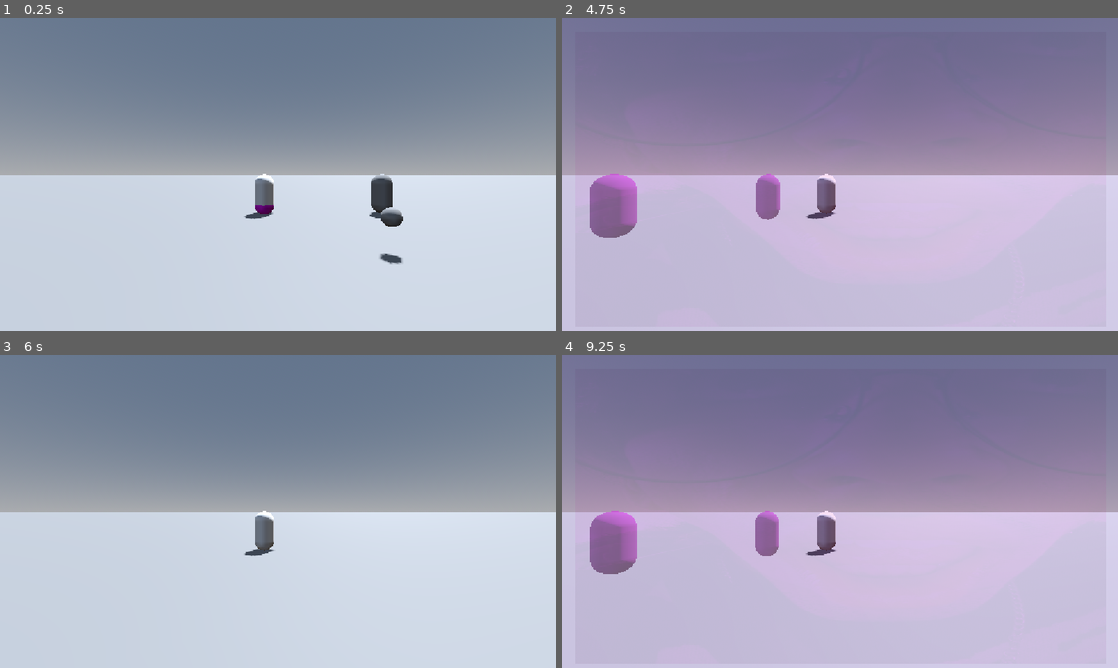
Above: before the commit, frames 1-4 (two rows, left to right).
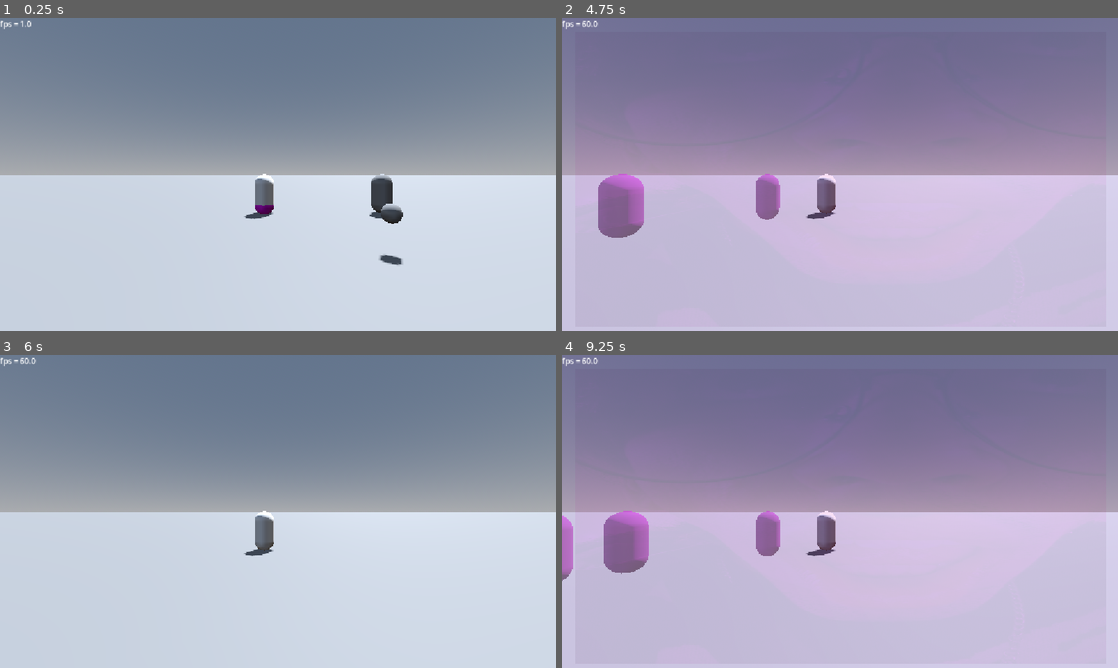
Above: after the commit, the same moments.

Repository: mrgarso/azure-latch
Game: Godot game, scene res://scenes/map.tscn
The game is run twice, just before and just after one commit, with the same random seed, the same clock (stepped at 60 frames per second) and the same inputs.
Inputs (mouse positions are in pixels of both pictures, inside the frame that each line leads up to):
- Up to frame 1 (0.25 s): no input
- Up to frame 2 (4.75 s): move the mouse to (962, 158) at 0.52 s; tap 1 (1) at 0.6, 4.55 s; tap A (a) at 0.8, 1.35 s; move the mouse to (728, 190) at 1.27 s; tap D (d) at 1.55, 2.1 s; tap Enter at 2, 3.5 s; move the mouse to (895, 105) at 2.02 s; press the mouse at (895, 105) at 2.03 s; tap Space at 2.75, 4.25 s; move the mouse to (812, 237) at 2.77 s; release the mouse at (812, 237) at 2.78 s; click (812, 237) at 2.85 s; tap S (s) at 3.05, 3.6 s; move the mouse to (1006, 221) at 3.52 s; tap W (w) at 3.8, 4.35 s; move the mouse to (673, 127) at 4.27 s
- Up to frame 3 (6 s): move the mouse to (305, 511) at 5.02 s; tap 1 (1) at 5.1 s; tap A (a) at 5.3, 5.85 s; move the mouse to (194, 433) at 5.77 s
- Up to frame 4 (9.25 s): tap D (d) at 6.05, 6.6 s; tap Enter at 6.5 s; move the mouse to (962, 495) at 6.52 s; press the mouse at (962, 495) at 6.53 s; tap Space at 7.25 s; move the mouse to (728, 527) at 7.27 s; release the mouse at (728, 527) at 7.28 s; click (728, 527) at 7.35 s; tap S (s) at 7.55, 8.85 s; move the mouse to (895, 442) at 8.02 s; hold Right mouse button (m2) 8.03-8.78 s; tap W (w) at 8.3 s; move the mouse to (812, 574) at 8.77 s; tap 1 (1) at 9.05 s

The runs differ from the first frame. In frame 1, 0.3% of the frame differs, in the area x 0-73%, y 0-79%; in frame 2, 0.7%; in frame 3, less than 0.1%; in frame 4, 1.7%, in the area x 0-50%, y 0-73%.

Commit message:
varios arreglos y remake de la prediccion de pelota

Diff:
--- a/project.godot
+++ b/project.godot
@@ -13,6 +13,7 @@
 config/name="azure_latch"
 run/main_scene="uid://c0qcyshtnuf6v"
 config/features=PackedStringArray("4.7", "GL Compatibility")
+run/max_fps=120
 config/icon="res://icon.svg"
 
 [autoload]
@@ -151,6 +152,7 @@
 
 [physics]
 
+common/physics_ticks_per_second=120
 3d/physics_engine="Jolt Physics"
 
 [rendering]
--- a/scenes/player.tscn
+++ b/scenes/player.tscn
@@ -30,13 +30,14 @@
 
 [sub_resource type="SphereMesh" id="SphereMesh_g4v7s"]
 
-[node name="player" type="CharacterBody3D" unique_id=1029011470 node_paths=PackedStringArray("ball_holder", "spring_arm_3d", "grab_ball_area", "ball_aim")]
+[node name="player" type="CharacterBody3D" unique_id=1029011470 node_paths=PackedStringArray("ball_holder", "spring_arm_3d", "grab_ball_area", "ball_aim", "fps_label")]
 collision_layer = 2
 script = ExtResource("1_3vyb7")
 ball_holder = NodePath("ball_holder")
 spring_arm_3d = NodePath("shoulder/SpringArm3D")
 grab_ball_area = NodePath("grab_ball_area")
 ball_aim = NodePath("ball_aim")
+fps_label = NodePath("screen_effects/fps_label")
 
 [node name="MeshInstance3D" type="MeshInstance3D" parent="." unique_id=510798569]
 mesh = SubResource("CapsuleMesh_g4v7s")
@@ -61,7 +62,7 @@
 collision_mask = 4
 script = ExtResource("4_tuyoq")
 kick_modes = Array[float]([0.1, 0.2])
-kick_strengths = Array[float]([10.0, 25.0, 60.0])
+kick_strengths = Array[float]([10.0, 25.0, 75.0])
 ball_holder = NodePath("../ball_holder")
 player = NodePath("..")
 ball_aim = NodePath("../ball_aim")
@@ -124,6 +125,11 @@
 size_flags_vertical = 4
 texture = ExtResource("8_smehm")
 
+[node name="fps_label" type="Label" parent="screen_effects" unique_id=1387897507]
+offset_right = 40.0
+offset_bottom = 23.0
+text = "fps ="
+
 [node name="CanvasLayer" type="CanvasLayer" parent="." unique_id=790983987]
 
 [node name="console" type="VBoxContainer" parent="CanvasLayer" unique_id=965280903 node_paths=PackedStringArray("console_logger", "console_typer", "player", "suggestion_box", "suggestion_text", "text_handler")]
--- a/scripts/ball/ball.gd
+++ b/scripts/ball/ball.gd
@@ -19,6 +19,14 @@
 	area.shape.radius = mesh.mesh.radius
 	if radius == 0.0:
 		radius = mesh.mesh.radius
+	var mat := StandardMaterial3D.new()
+	mat.vertex_color_use_as_albedo = true
+	mat.transparency = BaseMaterial3D.TRANSPARENCY_ALPHA
+	mat.shading_mode = BaseMaterial3D.SHADING_MODE_UNSHADED
+	trajectory_mesh.material_override = mat
+	trajectory_mesh.visible = false
+	trajectory_mesh.top_level = true
+	trajectory_mesh.global_transform = Transform3D.IDENTITY
 
 func simulate_step(pos:= Vector3(0,0,0), vel:= Vector3(0,0,0), delta:= 0.0, predicting := false) -> Dictionary:
 	delta *= speed_scale
@@ -73,5 +81,61 @@
 
 	return points
 
+func build_traj_mesh(points: PackedVector3Array, traj_radius := 0.9, sides := 4, color := Color(1,0,1)) -> ArrayMesh:
+	if points.size() < 2:
+		return ArrayMesh.new()
+
+	var st := SurfaceTool.new()
+	st.begin(Mesh.PRIMITIVE_TRIANGLES)
+
+	var last := points.size() - 1
+	var rings : Array[PackedVector3Array] = []
+
+	for i in points.size():
+		var p := points[i]
+		var dir := Vector3()
+		if i == 0:
+			dir = (points[i + 1] - p).normalized()
+		elif  i == last:
+			dir = (p - points[i - 1]).normalized()
+		else:
+			dir = (points[i + 1] - points[i - 1]).normalized()
+		var up_ref := Vector3.RIGHT
+		if abs(dir.dot(Vector3.UP)) < 0.99:
+			up_ref = Vector3.UP
+		var right := dir.cross(up_ref).normalized()
+		var up := right.cross(dir).normalized()
+
+		var ring := PackedVector3Array()
+		for s in sides:
+			var angle := (TAU * s)/sides
+			var offset :Vector3= (right * cos(angle) + up * sin(angle)) * traj_radius
+			ring.append(p + offset)
+		rings.append(ring)
+
+	for i in rings.size() - 1:
+		var ring_a := rings[i]
+		var ring_b := rings[i + 1]
+		var alpha_a := 1.0 - float(i) / float(last)
+		var alpha_b := 1.0 - float(i + 1) / float(last)
+
+		for s in sides:
+			var s_next := (s + 1) % sides
+
+			var a0 := ring_a[s]
+			var a1 := ring_a[s_next]
+			var b0 := ring_b[s]
+			var b1 := ring_b[s_next]
+
+			st.set_color(Color(color, alpha_a)); st.add_vertex(a0)
+			st.set_color(Color(color, alpha_b)); st.add_vertex(b0)
+			st.set_color(Color(color, alpha_a)); st.add_vertex(a1)
+
+			st.set_color(Color(color, alpha_a)); st.add_vertex(a1)
+			st.set_color(Color(color, alpha_b)); st.add_vertex(b0)
+			st.set_color(Color(color, alpha_b)); st.add_vertex(b1)
+	st.generate_normals()
+	return st.commit()
+
 func apply_impulse(direction := Vector3.ZERO):
 	velocity += direction
--- a/scripts/grab_ball_area.gd
+++ b/scripts/grab_ball_area.gd
@@ -24,11 +24,11 @@
 		if hold_time < 1:
 			hold_time += delta
 		if ball:
-			SB.kick(player, Vector3(0, max(player.spring_arm_3d.rotation.x * 4, 0), 1), kick_strength, false, 1.6)
+			SB.kick(player, Vector3(0, max(player.spring_arm_3d.rotation.x * 4, 0), 1), kick_strength, false, 1.3)
 
 	elif Input.is_action_just_released("m1") and hold_time:
 		if ball:
-			SB.kick(player, Vector3(0, max(player.spring_arm_3d.rotation.x * 4, 0), 1), kick_strength, true, 1.6)
+			SB.kick(player, Vector3(0, max(player.spring_arm_3d.rotation.x * 4, 0), 1), kick_strength, true, 1.3)
 		hold_time = 0
 
 func _input(event: InputEvent) -> void:
--- a/scripts/player.gd
+++ b/scripts/player.gd
@@ -9,6 +9,7 @@
 @export var grab_ball_area: Area3D
 @export var volley_area: Area3D
 @export var ball_aim: MeshInstance3D
+@export var fps_label: Label
 var can_move := true:
 	set(value):
 		can_move = value
@@ -26,6 +27,7 @@
 	current_speed = speed
 
 func _physics_process(delta: float) -> void:
+	fps_label.text = "fps = " + str(Engine.get_frames_per_second())
 	forw = transform.basis.z
 	sides = transform.basis.x
 	if using_move:
--- a/scripts/skills/skill_builder.gd
+++ b/scripts/skills/skill_builder.gd
@@ -60,35 +60,63 @@
 
 func kick(target :Player=null, direction := Vector3(), force := 70.0, unattach := true, speed := 1.0) -> void:
 	var subject :Ball= target.grab_ball_area.ball
+	show(subject.trajectory_mesh)
 	var aim_dir := (target.transform.basis * direction).normalized()
 	var final_direction := -aim_dir * force
 	var ball_traj := PackedVector3Array()
-	var ball_traj_range := 240.0
-	var ball_traj_inbetween := 5.0
+	var ball_traj_range := 120
+	#var ball_traj_inbetween := 5.0
+	var ball_traj_width := 0.01
 
 	ball_traj = subject.predict_trajectory(subject.global_position, final_direction, ball_traj_range/60.0, 1/60.0, speed)
 
-	for i in ball_traj.size() / ball_traj_inbetween:
-		var clone := target.ball_aim.duplicate()
-		get_tree().current_scene.add_child(clone)
-		clone.global_position = ball_traj[i * ball_traj_inbetween]
-		clone.scale *= 0.2
-		delete(clone, 0.025)
+	var traj_shortened := 4
+	var step_size := int(pow(2,traj_shortened))
+
+	var traj_ball_traj := PackedVector3Array()
+
+	for i in range(0, ball_traj.size(), step_size):
+		traj_ball_traj.append(ball_traj[i])
+	print(traj_ball_traj.size())
+
+	subject.trajectory_mesh.mesh = subject.build_traj_mesh(traj_ball_traj, ball_traj_width)
+	subject.trajectory_mesh.visible = true
+
+	#for i in ball_traj.size() / ball_traj_inbetween:
+		#var clone := target.ball_aim.duplicate()
+		#get_tree().current_scene.add_child(clone)
+		#clone.global_position = ball_traj[i * ball_traj_inbetween]
+		#clone.scale *= 0.2
+		#delete(clone, 0.025)
 
 	target.ball_aim.global_position = ball_traj[ball_traj.size() - 2]
 
 	if unattach:
-		for i in ball_traj.size() / ball_traj_inbetween:
-			var clone := target.ball_aim.duplicate()
-			get_tree().current_scene.add_child(clone)
-			clone.global_position = ball_traj[i * ball_traj_inbetween]
-			clone.scale *= 0.2
-			delete(clone, ball_traj_range/60)
+		#for i in ball_traj.size() / ball_traj_inbetween:
+			#var clone := target.ball_aim.duplicate()
+			#get_tree().current_scene.add_child(clone)
+			#clone.global_position = ball_traj[i * ball_traj_inbetween]
+			#clone.scale *= 0.2
+			#delete(clone, ball_traj_range/60)
 		subject.current_owner = null
 		subject.last_owner = target
 		subject.apply_impulse(final_direction)
-		subject = null
 		target.grab_ball_area.ball = null
+		fade_and_hide(subject.trajectory_mesh)
+
+func fade_and_hide(mesh_inst: MeshInstance3D, duration := 0.5) -> void:
+	var mat := mesh_inst.material_override as StandardMaterial3D
+	mat.albedo_color.a = 1.0
+	var tween := create_tween()
+	tween.tween_property(mat, "albedo_color:a", 0.0, duration)
+	tween.tween_callback(func(): mesh_inst.visible = false)
+
+func show(mesh_inst: MeshInstance3D) -> void:
+	var mat := mesh_inst.material_override as StandardMaterial3D
+	mat.albedo_color.a = 1.0
+	var tween := create_tween()
+	tween.tween_property(mat, "albedo_color:a", 1.0, 0.0)
+	tween.tween_callback(func(): mesh_inst.visible = true)
 
 func delete(target:Node3D, seconds := 0.5):
 	await get_tree().create_timer(seconds).timeout
